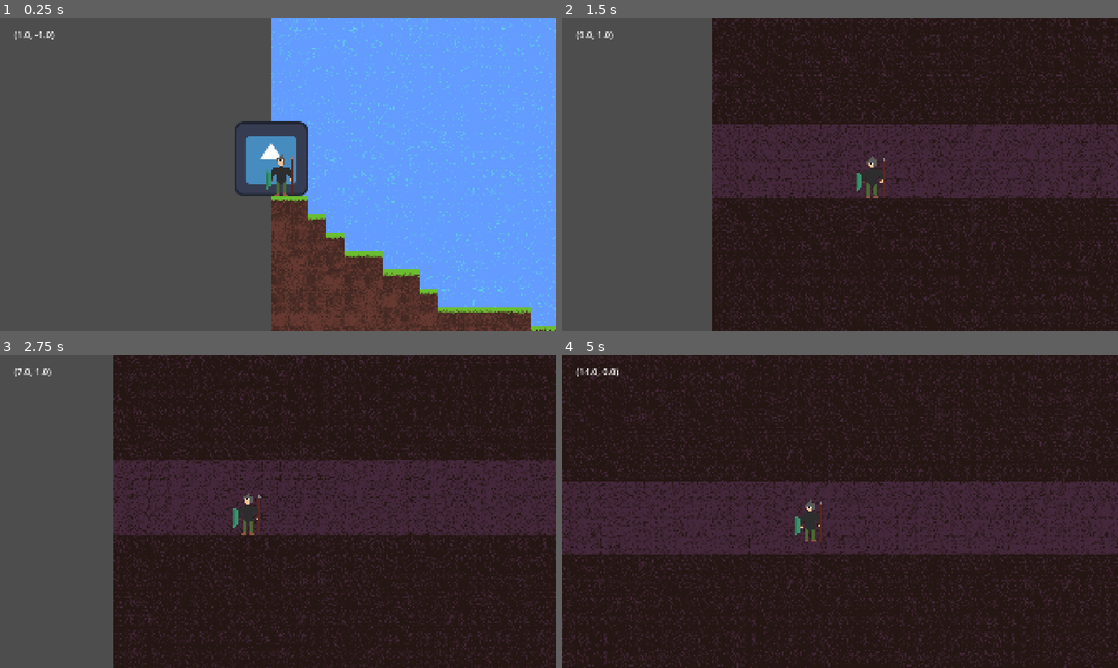
Above: before the commit, frames 1-4 (two rows, left to right).
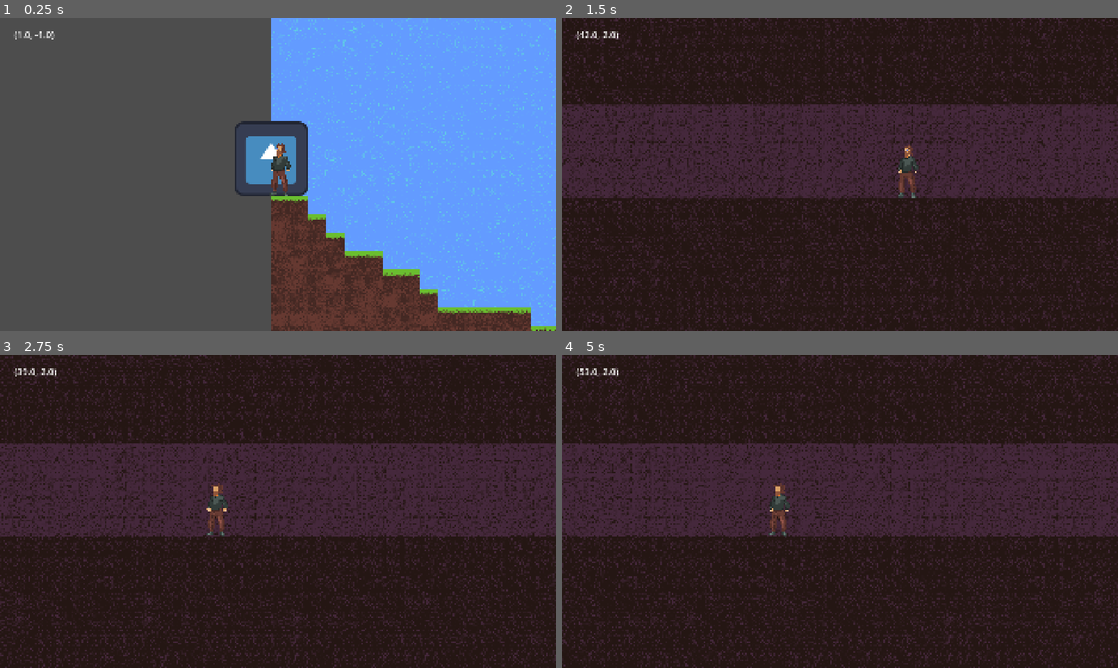
Above: after the commit, the same moments.

Repository: Spino77/godot-DAM
Game: Godot game, scene res://escenas/main.tscn
Two runs of this game, one before a commit and one after it. Both use one fixed random seed, a clock stepped at 60 frames per second and the inputs below. The engine's default icon, where the game draws it, is replaced by a stand-in: a white triangle on a blue panel in a dark square.
Inputs (mouse positions are in pixels of both pictures, inside the frame that each line leads up to):
- Up to frame 1 (0.25 s): no input
- Up to frame 2 (1.5 s): move the mouse to (962, 158) at 0.52 s; hold D (mov_derecha) from 0.53 s (still down); tap E (select) at 0.6, 1.35 s; click (962, 158) at 0.67 s; tap Space (saltar) at 0.77 s; move the mouse to (728, 190) at 1.27 s
- Up to frame 3 (2.75 s): tap Space (saltar) at 1.52 s; move the mouse to (333, 442) at 2.02 s; release D (mov_derecha) at 2.03 s; hold A (mov_izquierda) from 2.03 s (still down); tap E (select) at 2.1 s
- Up to frame 4 (5 s): move the mouse to (812, 574) at 2.77 s; release A (mov_izquierda) at 2.78 s; hold D (mov_derecha) 2.78-4.28 s; tap E (select) at 2.85, 3.6, 4.35 s; click (812, 574) at 2.92 s; tap Space (saltar) at 3.02, 3.77, 4.52 s; move the mouse to (1006, 558) at 3.52 s; move the mouse to (673, 464) at 4.27 s; hold A (mov_izquierda) from 4.28 s (still down)

The runs differ from the first frame. In frame 1, 0.5% of the frame differs, in the area x 47-53%, y 40-57%; in frame 2, 39%, in the area x 0-100%, y 0-100%; in frame 3, 33%; in frame 4, 22%.

Commit message:
dungeon mejorada (poco)

Diff:
--- a/escenas/jugador.tscn
+++ b/escenas/jugador.tscn
@@ -1,10 +1,10 @@
 [gd_scene format=3 uid="uid://dixmir83thhju"]
 
 [ext_resource type="Script" uid="uid://bjcoffuf0ckix" path="res://scripts/personaje.gd" id="1_jpodt"]
-[ext_resource type="Texture2D" uid="uid://cj2ff1bmmy4t" path="res://sprites/Militia.png" id="2_jpodt"]
+[ext_resource type="Texture2D" uid="uid://kq54467by45i" path="res://sprites/personajeBase.png" id="2_jpodt"]
 
 [sub_resource type="RectangleShape2D" id="RectangleShape2D_g4v7s"]
-size = Vector2(29.600004, 58.199997)
+size = Vector2(29.600004, 69.40001)
 
 [sub_resource type="LabelSettings" id="LabelSettings_jpodt"]
 font_size = 32
@@ -17,16 +17,17 @@
 
 [node name="SpritePersonaje" type="Sprite2D" parent="Personaje" unique_id=35787280]
 texture_filter = 1
-position = Vector2(-1.1920929e-07, 8.5999975)
-scale = Vector2(1.25, 1.18125)
+position = Vector2(-2.3999999, 11.2)
+scale = Vector2(1.009375, 0.9538592)
 texture = ExtResource("2_jpodt")
+flip_h = true
 
 [node name="Camera2D" type="Camera2D" parent="Personaje" unique_id=1766882797]
 zoom = Vector2(2, 2)
 position_smoothing_enabled = true
 
 [node name="CollisionShape2D" type="CollisionShape2D" parent="Personaje" unique_id=1945555717]
-position = Vector2(0.40000004, 1.8999997)
+position = Vector2(0.40000004, -3.700003)
 scale = Vector2(0.99999976, 0.99999976)
 shape = SubResource("RectangleShape2D_g4v7s")
 
--- a/scripts/dungeon_map.gd
+++ b/scripts/dungeon_map.gd
@@ -1,41 +1,40 @@
 extends TileMapLayer
 
 #generated the noise that will be used for the procedural map generation
-var noise := FastNoiseLite.new()
 var blocks = 0
 #preload instances to be used later on
 var player = preload("res://escenas/jugador.tscn")
 var dun_entr = preload("res://escenas/entrada_mazmorra.tscn")
-var rng = RandomNumberGenerator.new()
-var dungeon_distance = 50
 
 #starting function that generated the "seed" for the map generation
 #as well as calling the functions that generate the map and instanciate the player
 func _ready():
 	randomize()
-	noise.seed = randi()
 	generateMap()
+	spawnExit()
 	generateplayer()
 
 func generateplayer():
 	var j = player.instantiate()
 	add_child(j)
-	j.position = Vector2i(16, -64)
+	j.position = Vector2i(816, 32)
 
 func generateMap():
 	#lenght of the map
 	for x in 200:
 		#noise value for the floor
-		var floor = abs(noise.get_noise_2d(x,0) * 15)
 		#height of the map
 		for y in range(-200,200):
 			#fills the map area with "sky" blocks, which will then be replaced by dirt or grass
 			set_cell(Vector2i(x,y),1,Vector2i(randi_range(0,1),randi_range(0,1)))
 		for y in range(-100, 100):
-			var noiseVal :float= abs(noise.get_noise_2d(x,y))
-			if y in range(-2, 2):
+			if y in range(-2, 3) && x in range(20, 180):
 				set_cell(Vector2i(x,y),1,Vector2i(randi_range(0,1),randi_range(0,1)))
 			else:
-				if noiseVal < 0.4:
-					#places grass
-					set_cell(Vector2i(x,y),2,Vector2i(randi_range(0,1),randi_range(0,1)))
+				#places floor
+				set_cell(Vector2i(x,y),2,Vector2i(randi_range(0,1),randi_range(0,1)))
+
+func spawnExit():
+	var entrance = dun_entr.instantiate()
+	add_child(entrance)
+	entrance.position = Vector2i(175 * 32, (3 * 32) - 64)
--- a/scripts/personaje.gd
+++ b/scripts/personaje.gd
@@ -3,7 +3,11 @@
 #refer to other nodes
 @onready var lbl_coords = $PlayerInterface/Label
 
-var velocidad = 300.0
+#velocidad testing
+var velocidad = 600.0
+#velocidad normal
+#var velocidad = 300.0
+
 var velocidad_salto = -360.0
 var max_saltos = 2
 var saltos = 0
@@ -25,9 +29,9 @@
 			saltos -= 1
 	#Changes character direction depending on movement
 	if Input.is_action_just_pressed("mov_derecha"):
+		$SpritePersonaje.flip_h = 0
+	if Input.is_action_just_pressed("mov_izquierda"):
 		$SpritePersonaje.flip_h = 1
-	if Input.is_action_just_pressed("mov_izquierda"):
-		$SpritePersonaje.flip_h = 0
 	#Movement
 	var direction := Input.get_axis("mov_izquierda", "mov_derecha")
 	if direction:
Binary file added: sprites/personajeBase.png
Not shown, added: sprites/personajeBase.png.import
